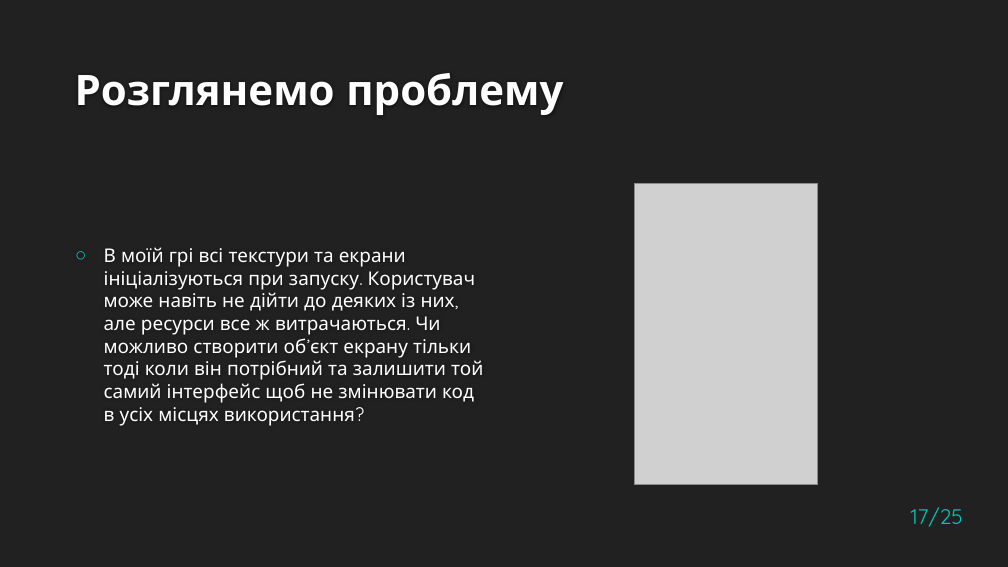
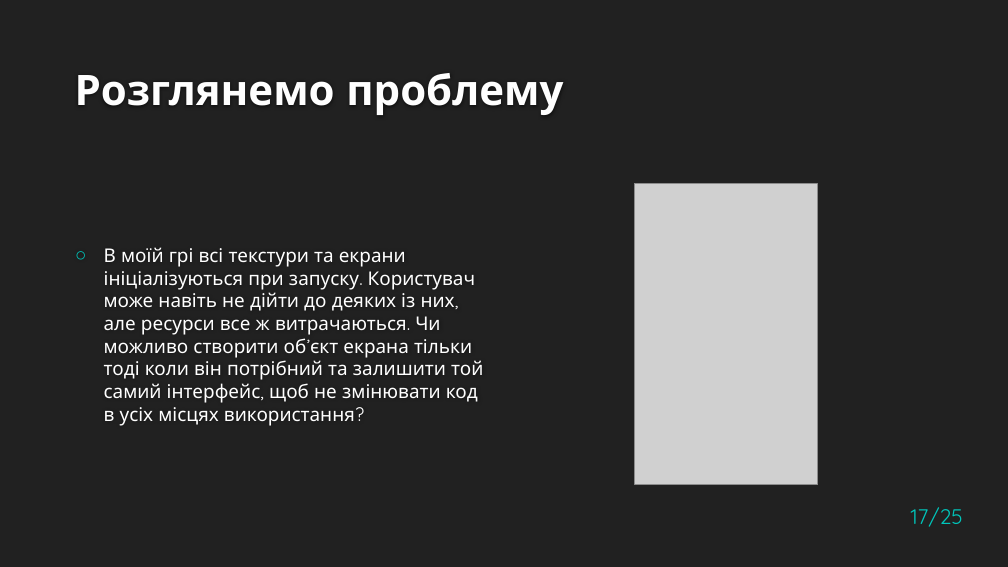
Before and after one commit to Qewby/doodle_jump, a slide deck: slide 17 of Flyweight_Proxy_Tsehelnyk.pptx. Drawn at 1008x567 pixels with LibreOffice and Linux fonts; fonts in the diff are those of the drawing; grey boxes stand for pictures; background and template pictures are left out. Boxes give left, top, right and bottom in pixels: in the first picture for what was removed or moved away, otherwise in the second. Text is boxed around its words. In the diff, an @@ line names an element or a change of style, - is before the commit and + after.

Commit message:
fix grammar in presentation

```diff
--- a/Flyweight_Proxy_Tsehelnyk.pptx
+++ b/Flyweight_Proxy_Tsehelnyk.pptx
@@ text at [104,247,483,426]: text changed @@
-○ В моїй грі всі текстури та екрани ініціалізуються при запуску. Користувач може навіть не дійти до деяких із них, але ресурси все ж витрачаються. Чи можливо створити об’єкт екрану тільки тоді коли він потрібний та залишити той самий інтерфейс щоб не змінювати код в усіх місцях використання?
+○ В моїй грі всі текстури та екрани ініціалізуються при запуску. Користувач може навіть не дійти до деяких із них, але ресурси все ж витрачаються. Чи можливо створити об’єкт екрана тільки тоді коли він потрібний та залишити той самий інтерфейс, щоб не змінювати код в усіх місцях використання?
```
Also in this commit, not shown: 5 other slides changed.
